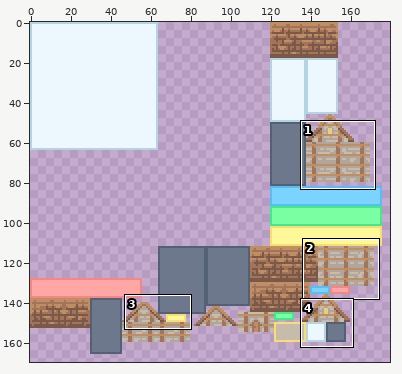
Two states of a sprite sheet, Assets/Assets/Inn/inn.png. Above, an overview of the earlier version with the close-up marked.
Close-up. Before the commit:
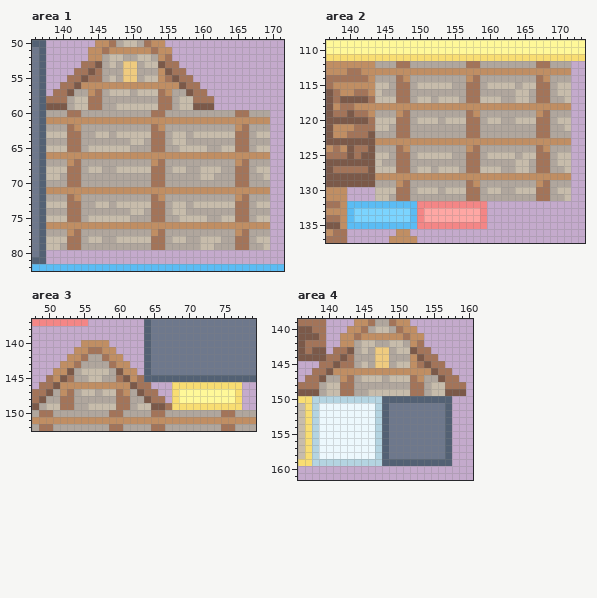
The file is 256x256 pixels. Shown: area 1: x 136..171, y 50..82; area 2: x 137..173, y 109..137; area 3: x 48..79, y 137..152; area 4: x 136..160, y 139..161. The wide view leaves out empty margins. The commit also changed other parts of the picture, which this record leaves out.
And afterwards:
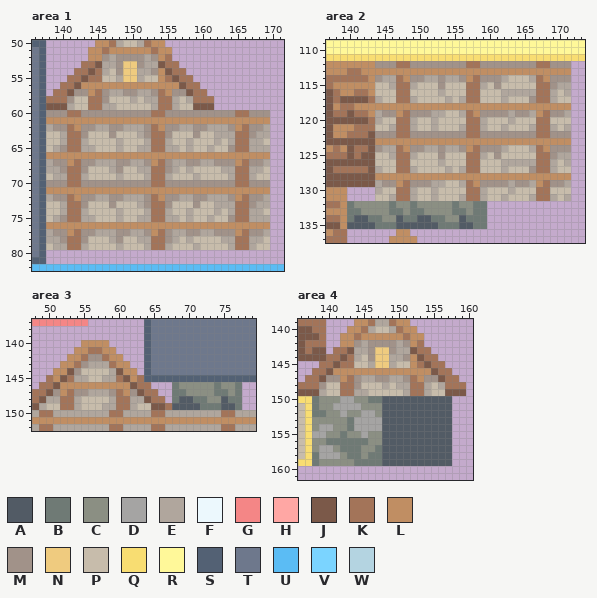
Palette (. is transparent): A #525b65  B #6f7a75  C #8b8f83  D #a5a4a3  E #b0a69d  F #ecf8fd  G #f48686  H #ffa7a4  J #7b5949  K #a37459  L #c08e63  M #a19289  N #efcb7f  P #c7bcab  Q #f8dd72  R #fff899  S #536174  T #6e788c  U #5bbcf4  V #7bd4ff  W #b4d4e1
Difference:
Changed rows in their new state; - is an unchanged pixel.
Area 1:
first column x 138:
52 --------MEMMMMEM----------------
53 ---------EM--MEE----------------
54 ---------PM----M----------------
55 --------P-----------------------
57 ----MM--MEEMMEEM--MM------------
58 ---M----MPPP-P------E-----------
59 ---------------E----------------
60 MMM--MMMMMMMMMM--MMMMMMMMMM--MMM
62 -MM--MM--MM---M--MM--MM---M--MM-
63 --E--MP--M---EM--M--PM--EEE--MEE
64 PP----PPPP-P---------PPP-P-----P
65 -EM---E---E-P-------E---P-M---EE
67 -MM--MM---MM--M--M--MM--MMM--MM-
68 EEM--M--P-M--EE--ME--P--------E-
69 -E----PPPP-PPP----PPP---PP----P-
70 MMM--MMMMMMMMMM--MMMMMMMMMM--MMM
72 -MM--MM--MM---M--MM--MM---M--MM-
73 --E--MP--M---EM--M--PM--EEE--MEE
74 PP----PPPP-P---------PPP-P-----P
75 -EM---E---E-P-------E---P-M---EE
77 -MM--MM---MM--M--M--MM--MMM--MM-
78 EEM--M--P-M--EE--ME--P--------E-
79 -E----PPPP-PPP----PPP---PP----P-
Area 2:
first column x 140:
112 ----MMM--MMMMMMMM--MMMMMMMM--MMM
114 ----M----MM--M--M--MMM-PPP---MMM
115 -------------M-PP----M--P----MEE
116 -----PP--PPPP-PPP--PPP--EE-----E
117 ----E-------P-E--------P--M---P-
119 -----MM--MMM--PP---MMMM-MM---MM-
120 ----E-------EP--------P------P--
121 ----------PP-PPP----PP-PPP----PE
122 ----MMM--MMMMMMMM--MMMMMMMM--MMM
124 ----M----MM--M--M--MMM-PPP---MMM
125 -------------M-PP----M--P----MEE
126 -----PP--PPPP-PPP--PPP--EE-----E
127 ----E-------P-E--------P--M---P-
129 -----MM--MMM--PP---MMMM-MM---MM-
130 ----E-------EP--------P------P--
131 ----------PP-PPP----PP-PPP----PE
132 BCCCCCBCCBCCCCCBCCBB------------
133 BBCCCCBBCBBCCCCBBCBB------------
134 BAABBCCABBAABBCCABBB------------
135 AAAABBBAAAAAABBBAABB------------
Area 3:
first column x 51:
142 -----MM--------------------
143 ----M----------------------
144 ---M-----------------------
146 -----------------BCCCCCBCCB
147 M--MME-EM--M-----BBCCCCBBCB
148 ----PPPP---------BAABBCCABB
149 ----P--EE--------AAAABBBAAB
Area 4:
first column x 138:
142 ------MEMMMMEM------
143 -------EM--MEE------
144 -------PM----M------
145 ------P-------------
147 --MM--MEEMMEEM--MM--
148 -M----MPPP-P------E-
149 -------------E------
150 BCCCDDCCBBAAAAAAAAAA
151 BCCDDDDCCCAAAAAAAAAA
152 BBCCDCCDDCAAAAAAAAAA
153 CCCCCBDDDDAAAAAAAAAA
154 CDDCCBDDDDAAAAAAAAAA
155 DDCCBCCDCCAAAAAAAAAA
156 CCBBBBBBCCAAAAAAAAAA
157 CDDCBBBCCBAAAAAAAAAA
158 BDDDCBBCBBAAAAAAAAAA
159 BCCCCCBBBBAAAAAAAAAA
Pixel boxes of the changes (left, top, right, bottom) in both close-ups:
changed: (46, 54, 270, 250)
changed: (347, 61, 571, 229)
changed: (53, 354, 137, 410)
changed: (172, 382, 242, 410)
changed: (312, 340, 452, 466)
